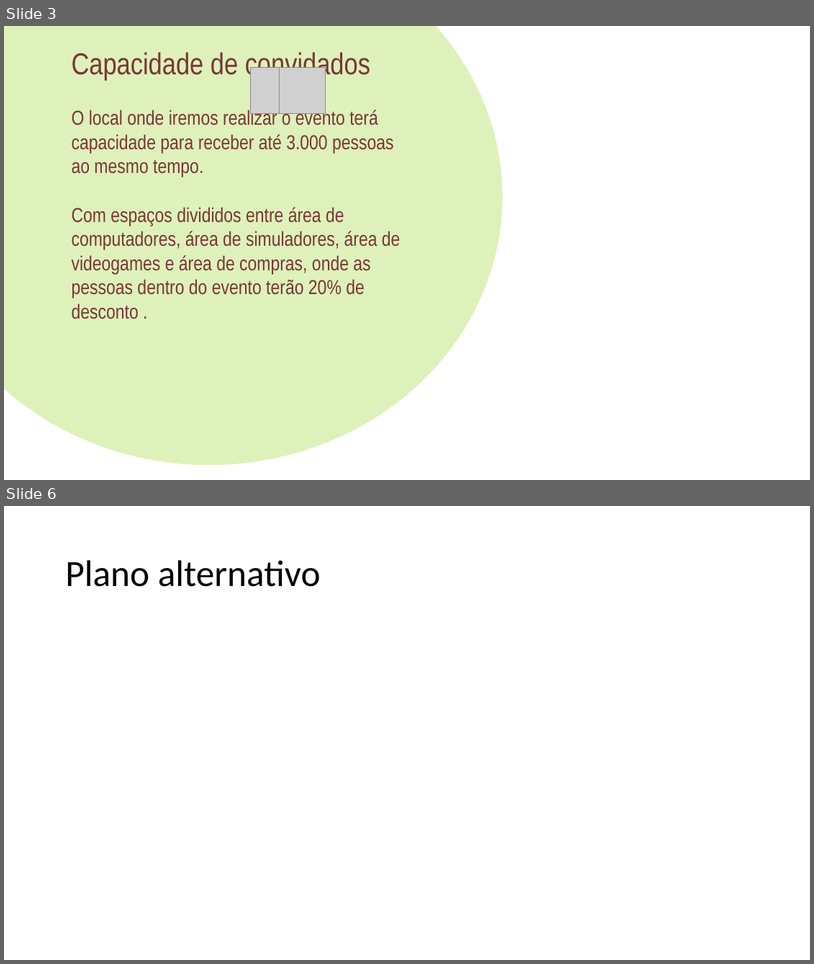
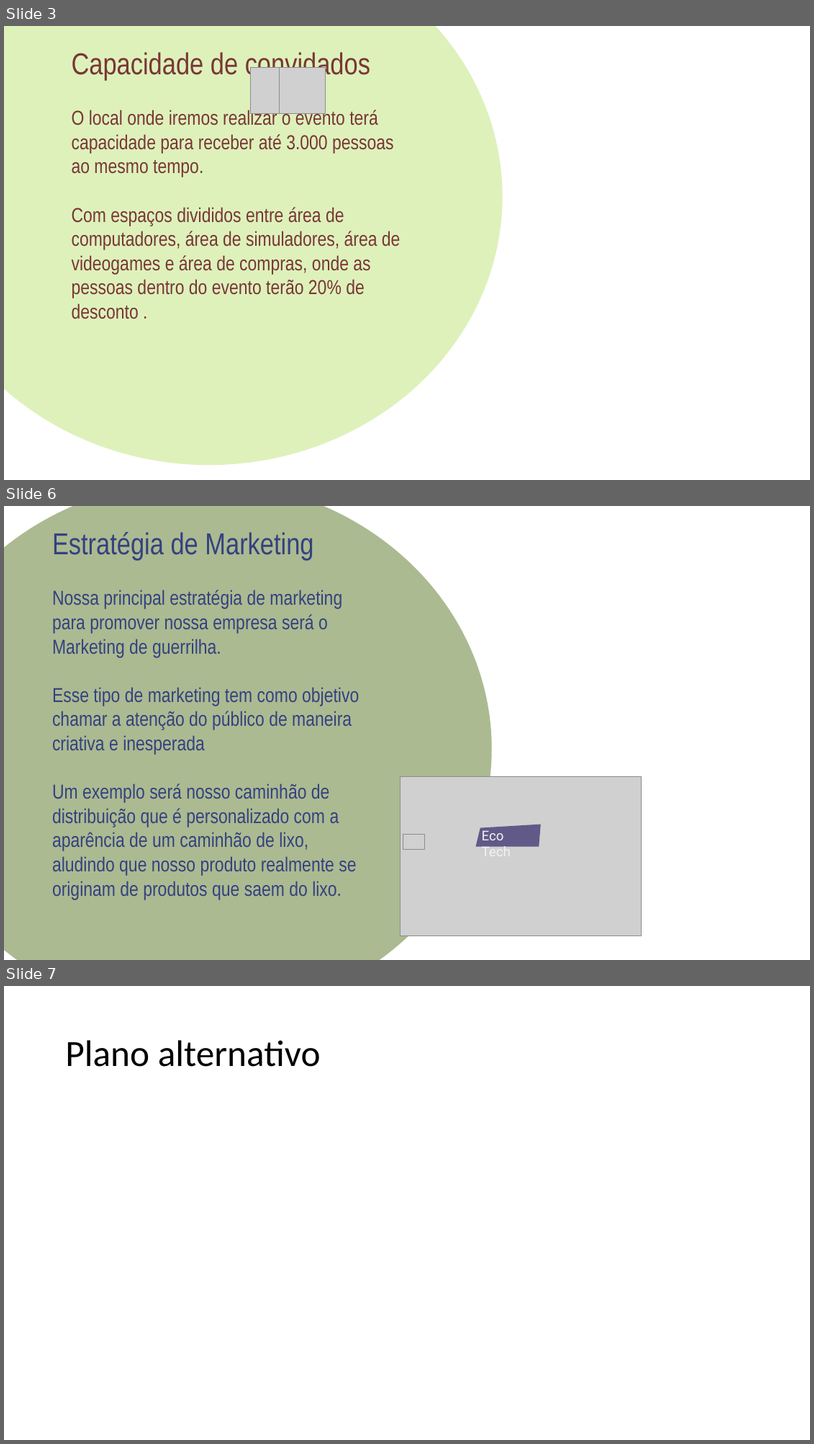
Before and after one commit to diaraujo115/IFP, a slide deck: Apresentação1.pptx. Shown one above the other, each under a label of ours: slides 3 and 6 before the commit, slides 3, 6 and 7 after it; the slides between them are not shown. The pictures are 814x964 and 814x1444 pixels, drawn with LibreOffice and Linux fonts; fonts in the diff are those of the drawing; grey boxes stand for pictures; background and template pictures are left out. Boxes give left, top, right and bottom in pixels: in the first picture for what was removed or moved away, otherwise in the second. Text is boxed around its words. In the diff, an @@ line names an element or a change of style, - is before the commit and + after.

```diff
--- a/Apresentação1.pptx
+++ b/Apresentação1.pptx
@@ slide 6 added at (4, 506, 810, 960), background picture (left out) @@
@@ ellipse added at (4, 506, 492, 960), fill #ABBA91 @@
@@ text added at (52, 532, 359, 899), 24 pt, text #344180 @@
+Estratégia de Marketing
+Nossa principal estratégia de marketing para promover nossa empresa será o Marketing de guerrilha.
+Esse tipo de marketing tem como objetivo chamar a atenção do público de maneira criativa e inesperada
+Um exemplo será nosso caminhão de distribuição que é personalizado com a aparência de um caminhão de lixo, aludindo que nosso produto realmente se originam de produtos que saem do lixo.
@@ picture added at (401, 777, 642, 936) @@
@@ freeform shape added at (476, 824, 541, 847), fill #615988, 16 pt, text #F2F2F2 @@
+Eco Tech
@@ picture added at (404, 834, 424, 849) @@
@@ what was slide 6 is now slide 7 @@
```
Also in this commit, not shown: 1 slide changed, 1 other slide added.
